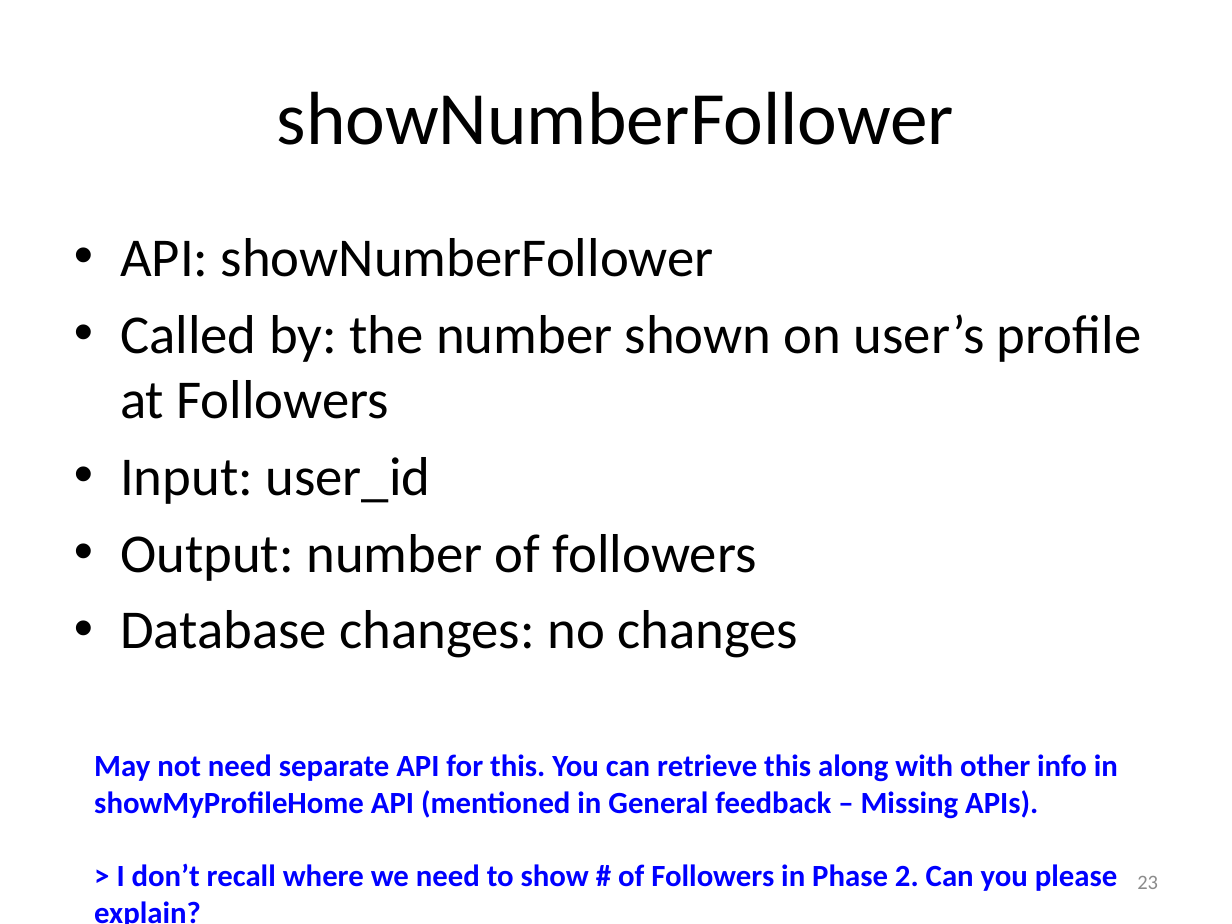
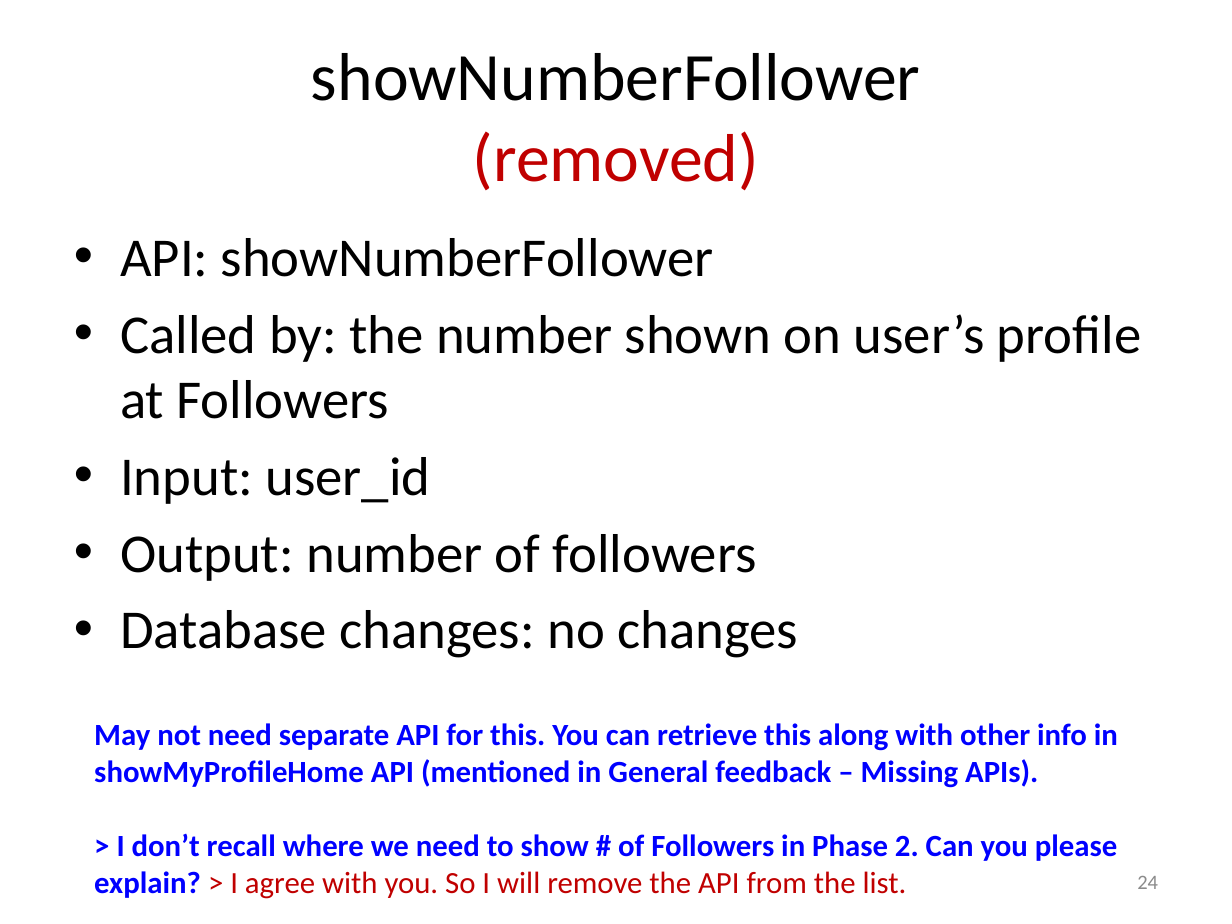
Before and after one commit to catalonia/mob, a slide deck: slide 24 of ws/WS Design Docs/API_Listing.pptx (slide 23 before the commit). Drawn at 1232x924 pixels with LibreOffice and Linux fonts; fonts in the diff are those of the drawing. Boxes give left, top, right and bottom in pixels: in the first picture for what was removed or moved away, otherwise in the second. Text is boxed around its words. In the diff, an @@ line names an element or a change of style, - is before the commit and + after.

```diff
--- a/ws/WS Design Docs/API_Listing.pptx
+++ b/ws/WS Design Docs/API_Listing.pptx
@@ title at box(311, 53, 921, 191): text changed; size 44 to 39.6 pt @@
-showNumberFollower
+showNumberFollower
+(removed)
@@ text "May not need separate API ...": place and size @@
-text "May not need separate API ..." at box(94, 754, 1118, 924)
+text "May not need separate API ..." at box(94, 723, 1118, 899)
@@ text at box(94, 833, 1117, 899): text changed @@
-> I don’t recall where we need to show # of Followers in Phase 2. Can you please explain?
+> I don’t recall where we need to show # of Followers in Phase 2. Can you please explain? > I agree with you. So I will remove the API from the list.
@@ page number at box(1137, 876, 1158, 889): text changed @@
-23
+24
```
Also in this commit, not shown: 6 other slides changed, 2 slides added, 33 other files.
